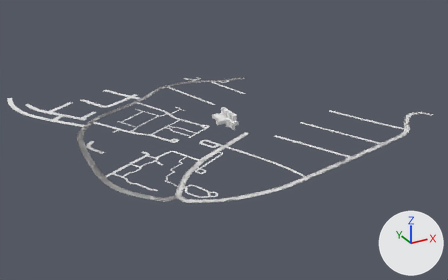
What one commit did to the Blender file unitedstatesofcarcomponents/Assets/Meshes/roadmap.blend.
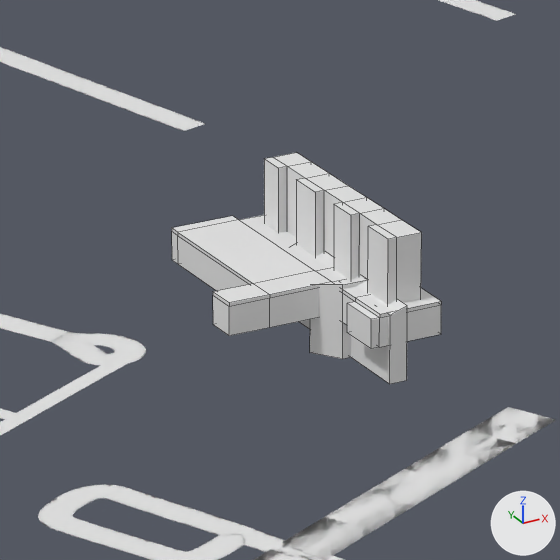
Old and new are each drawn from a 50 mm camera at (-72.4, -126.6, 59.6) aimed at (-2.5, 0.6, -4.0) and again close up on the part from 44% to 56% of the width and 33% to 53% of the height. Every picture has the same lights, and +X, +Y and +Z are marked at lower right. The close-ups show mesh edges as thin lines. Materials are left out; every surface is plain grey.

The first close-up shows 'BezierCurve.020', 'BezierCurve.025', 'BezierCurve.026', 'BezierCurve.027', 'BezierCurve.031', 'BezierCurve.034', 'Cube', 'Cube.001', 'Cube.002', 'Cube.003'.
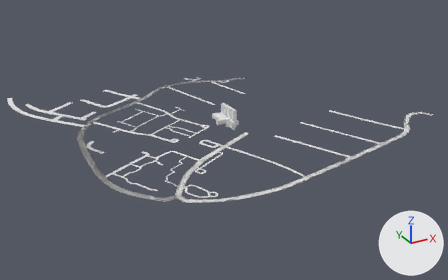
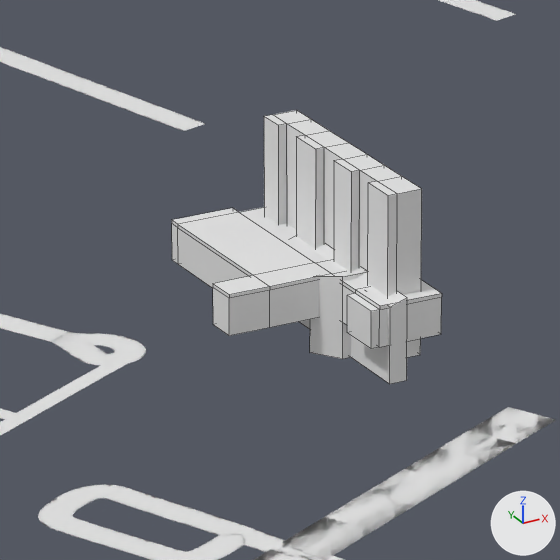
Boxes (x1, y1, x2, y2) around the edits, measured in the close-ups (560 x 560 px):
'Cube.003', mesh rescaled (61% taller): before (264, 152, 422, 305); after (264, 110, 422, 357)
'Cube', reshaped: before (172, 215, 441, 349); after (172, 207, 442, 349)
'Cube.001', reshaped: before (294, 244, 407, 384); after (294, 236, 407, 384)

What changed in the scene script:
```text
Change me_cube:
    where me_cube.from_pydata(...)  # 54 vertices, 52 faces; spans x -4.29..1.0, y -1.0..7.67, z 0.0..1.0
    used by ob_cube; location = (0.0, 0.0, 0.0); scale = (0.882, 0.882, 0.882)
    me_cube part 1: all 35 vertices in x -4.29..1.0, y -1.0..7.67, z 0.89..1.0 are moved by (0.0, 0.0, 0.25)
Change me_cube_001:
    where me_cube_001.from_pydata(...)  # 8 vertices, 6 faces; spans x -0.64..-0.15, y -0.99..4.22, z -1.0..1.0
    used by ob_cube_001; location = (0.0, 0.0, 0.0)
    before: 1 (-0.15, -0.99, 1.0) at pixel (407, 305), 3 (-0.64, -0.99, 0.84) at pixel (390, 315), 5 (-0.15, 4.22, 1.0), 7 (-0.64, 4.22, 0.84)
    me_cube_001 part 2
    add for i in [1, 3, 5, 7]: me_cube_001.vertices[i].co += Vector((0.0, 0.0, 0.22))
Change me_cube_003:
    where me_cube_003.from_pydata(...)  # 48 vertices, 46 faces; spans x -0.43..0.51, y -0.5..5.89, z -0.03..2.09
    used by ob_cube_003; location = (0.0, 0.0, 0.56)
    me_cube_003 part 3: the whole mesh is scaled about its middle by (1, 1, 2.09)
```
